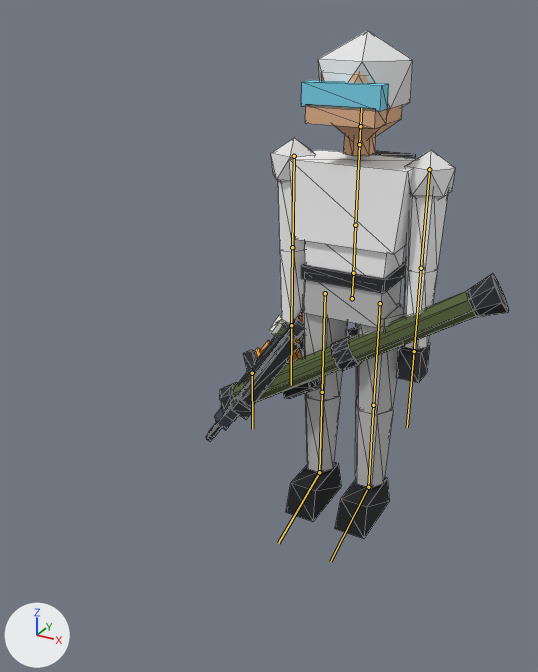
Before and after pictures for a commit that changed the glTF model client/public/models/player.glb.
One viewpoint serves both versions: a 50 mm lens placed at (0.977, -2.418, 1.884), pointed at (-0.145, -0.378, 0.864). Arrows for +X, +Y and +Z are at lower left; the lights stay in place. The older version comes first. The bones that change, and the others that lie on the model, are drawn over the model as lines. Mesh edges are drawn as thin lines.

The first picture shows 'Player', 'weapon_ak5', 'weapon_bandage', 'weapon_carl_gustaf', 'weapon_grenade', 'weapon_sniper'.
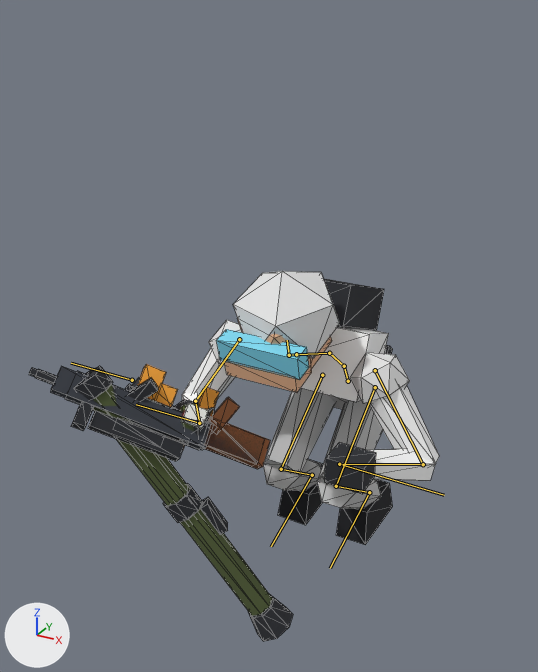
The newer file adds an action. The first version stands in its rest pose; the second is drawn at frame 12 of the action 'ski_tuck'.

Changed parts and their boxes (x1, y1, x2, y2) in the pictures (538 x 672 px):
'Player', posed (44% wider, 46% shorter)
    before: (271, 30, 455, 539)
    after: (174, 271, 439, 545)
'weapon_carl_gustaf', posed (24% narrower, 102% taller)
    before: (219, 273, 509, 409)
    after: (74, 366, 293, 642)
'weapon_ak5', posed
    before: (208, 308, 304, 438)
    after: (35, 364, 264, 464)
'weapon_sniper', posed
    before: (206, 310, 304, 441)
    after: (29, 366, 270, 469)
'weapon_bandage', posed
    before: (269, 315, 304, 343)
    after: (181, 403, 209, 430)
'weapon_revolver', posed (not visible before)
    after: (125, 378, 240, 430)
'weapon_grenade', posed
    before: (277, 328, 300, 344)
    after: (178, 403, 199, 449)
bone 'hips', root to tip
    before: (352, 298) to (353, 273)
    after: (348, 381) to (344, 366)
bone 'spine', root to tip
    before: (353, 273) to (355, 225)
    after: (344, 366) to (329, 353)
bone 'chest', root to tip
    before: (355, 225) to (359, 144)
    after: (329, 353) to (296, 354)
bone 'head', root to tip
    before: (360, 126) to (361, 108)
    after: (289, 355) to (287, 340)
bone 'upper_arm_L', root to tip
    before: (429, 169) to (421, 268)
    after: (375, 370) to (423, 464)
bone 'forearm_L', root to tip
    before: (421, 268) to (414, 351)
    after: (423, 464) to (339, 464)
bone 'hand_L', root to tip
    before: (414, 351) to (407, 427)
    after: (339, 464) to (444, 495)
bone 'upper_arm_R', root to tip
    before: (294, 156) to (292, 247)
    after: (239, 339) to (195, 401)
bone 'forearm_R', root to tip
    before: (292, 247) to (291, 325)
    after: (195, 401) to (199, 423)
bone 'hand_R', root to tip
    before: (291, 325) to (291, 385)
    after: (199, 423) to (136, 404)
bone 'thigh_L', root to tip
    before: (380, 303) to (373, 405)
    after: (375, 387) to (336, 486)
bone 'shin_L', root to tip
    before: (373, 405) to (368, 487)
    after: (336, 486) to (369, 492)
bone 'foot_L', root to tip
    before: (368, 487) to (330, 561)
    after: (369, 492) to (330, 568)
bone 'thigh_R', root to tip
    before: (325, 293) to (322, 392)
    after: (322, 375) to (281, 469)
bone 'shin_R', root to tip
    before: (322, 392) to (319, 472)
    after: (281, 469) to (312, 475)
bone 'foot_R', root to tip
    before: (319, 472) to (278, 543)
    after: (312, 475) to (271, 546)

The edits, one by one:
Bone 'hips' (bone_hips) moves from (0.0, 0.0, 0.0) to (0.0, -0.342, 0.0).
Bone 'hips' (bone_hips) turns from (0, 0, 0) to (31, 0, 0) degrees about its own x, y and z.
Bone 'spine' (bone_spine) turns from (0, 0, 0) to (21, 0, 0) degrees about its own x, y and z.
Bone 'chest' (bone_chest) turns from (0, 0, 0) to (17, 0, 0) degrees about its own x, y and z.
Bone 'head' (bone_head) turns from (0, 0, 0) to (-55, 0, 0) degrees about its own x, y and z.
Bone 'upper_arm_L' (bone_upper_arm_l) turns from (0, 0, 0) to (-58, -20, -36) degrees about its own x, y and z.
Bone 'forearm_L' (bone_forearm_l) turns from (0, 0, 0) to (-120, 1, 1) degrees about its own x, y and z.
Bone 'hand_L' (bone_hand_l) turns from (0, 0, 0) to (150, 55, 28) degrees about its own x, y and z.
Bone 'upper_arm_R' (bone_upper_arm_r) turns from (0, 0, 0) to (-58, 20, 36) degrees about its own x, y and z.
Bone 'forearm_R' (bone_forearm_r) turns from (0, 0, 0) to (-120, -1, -1) degrees about its own x, y and z.
Bone 'hand_R' (bone_hand_r) turns from (0, 0, 0) to (150, -55, -28) degrees about its own x, y and z.
Bone 'thigh_L' (bone_thigh_l) turns from (0, 0, 0) to (-86, 0, -3) degrees about its own x, y and z.
Bone 'shin_L' (bone_shin_l) turns from (0, 0, 0) to (110, 0, 0) degrees about its own x, y and z.
Bone 'foot_L' (bone_foot_l) turns from (0, 0, 0) to (-55, 0, 0) degrees about its own x, y and z.
Bone 'thigh_R' (bone_thigh_r) turns from (0, 0, 0) to (-86, 0, 3) degrees about its own x, y and z.
Bone 'shin_R' (bone_shin_r) turns from (0, 0, 0) to (110, 0, 0) degrees about its own x, y and z.
Bone 'foot_R' (bone_foot_r) turns from (0, 0, 0) to (-55, 0, 0) degrees about its own x, y and z.
